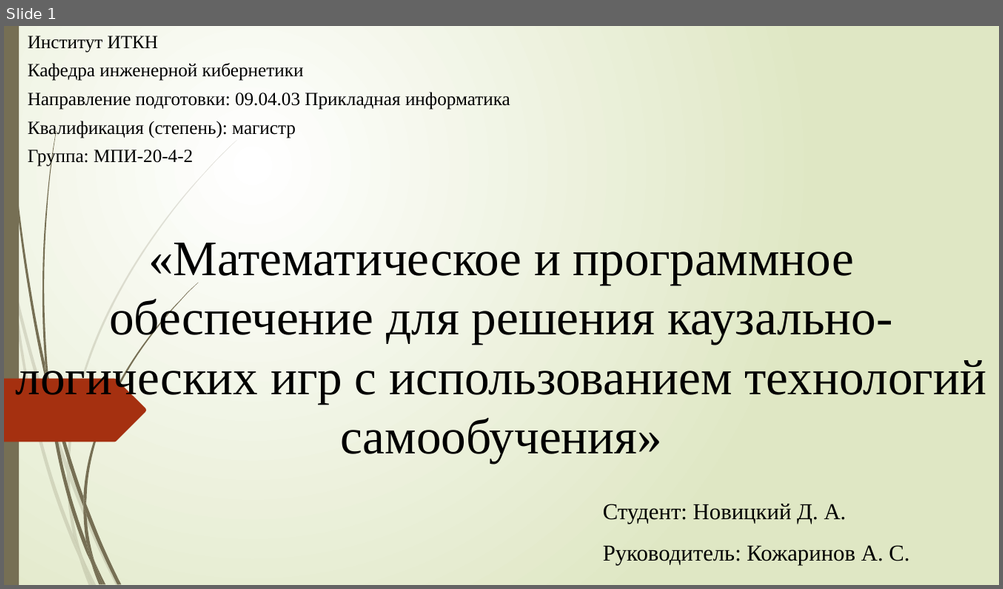
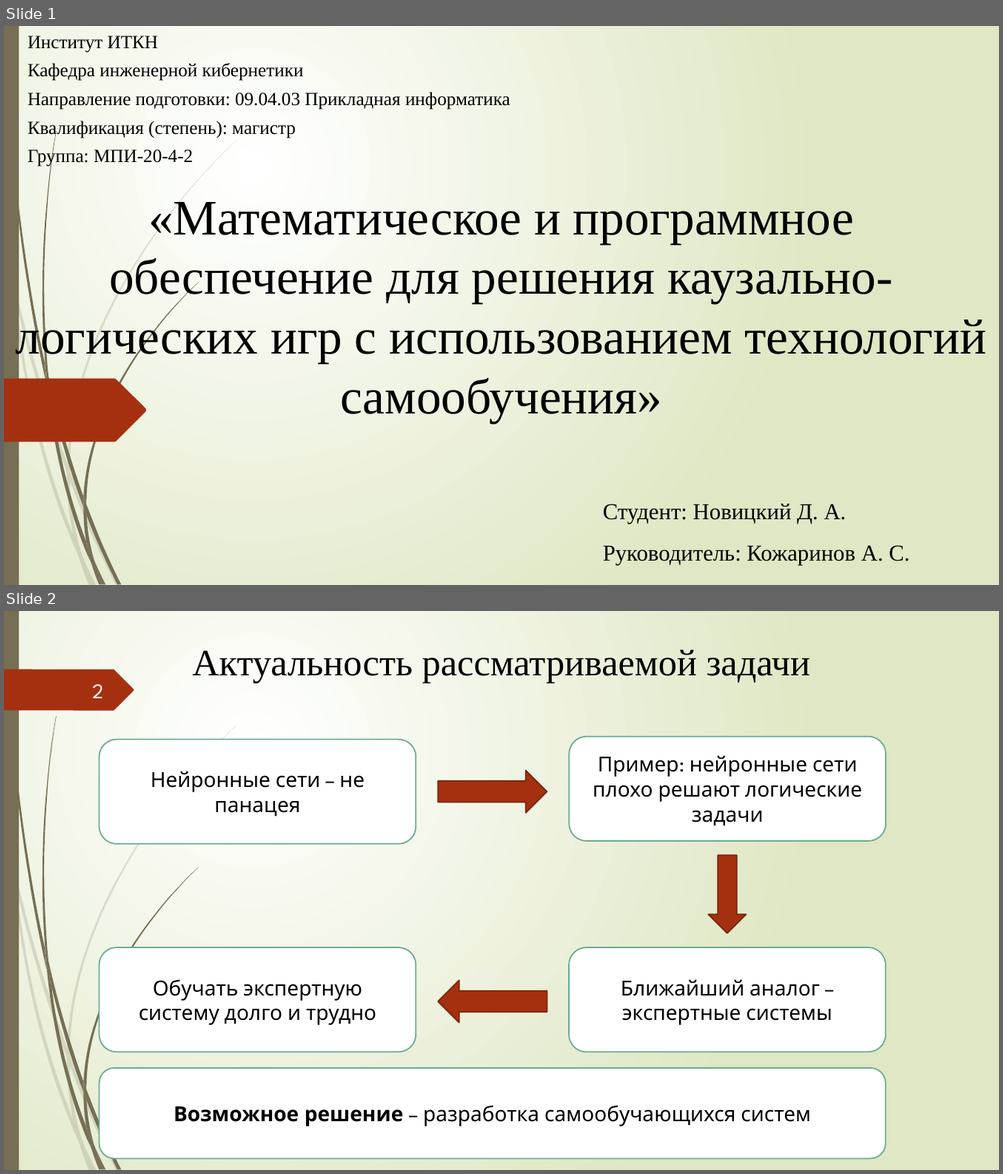
Before and after one commit to xex238/Diploma_2022, a slide deck: docs/Отчёты/ВКР/Новицкий_МПИ-20-4-2_ВКР_Презентация.pptx. Shown one above the other, each under a label of ours: slide 1 before the commit, slides 1 and 2 after it. The pictures are 1003x589 and 1003x1174 pixels, drawn with LibreOffice and Linux fonts; fonts in the diff are those of the drawing. Boxes give left, top, right and bottom in pixels: in the first picture for what was removed or moved away, otherwise in the second. Text is boxed around its words. In the diff, an @@ line names an element or a change of style, - is before the commit and + after.

```diff
--- a/docs/Отчёты/ВКР/Новицкий_МПИ-20-4-2_ВКР_Презентация.pptx
+++ b/docs/Отчёты/ВКР/Новицкий_МПИ-20-4-2_ВКР_Презентация.pptx
@@ slide 2 added at box(4, 611, 999, 1170), background gradient #FFFFFF to #DFE8C4; not listed: 23 template elements that a slide beside it also shows @@
@@ title added at box(192, 649, 810, 683), 36 pt, text #000000 @@
+Актуальность рассматриваемой задачи
@@ freeform shape added at box(4, 669, 134, 710), fill #A53010 @@
@@ page number added at box(92, 684, 103, 698), 20 pt, text #FEFFFF @@
+2
@@ rounded rectangle added at box(99, 739, 416, 844), fill #FFFFFF, outline #6AAC91 1.25 pt, 20 pt, text #000000 @@
+Нейронные сети – не панацея
@@ rounded rectangle added at box(569, 736, 885, 841), fill #FFFFFF, outline #6AAC91 1.25 pt, 20 pt, text #000000 @@
+Пример: нейронные сети плохо решают логические задачи
@@ right arrow added at box(438, 771, 547, 813), fill #A53010, outline #7A240C 1.25 pt @@
@@ down arrow added at box(708, 856, 746, 934), fill #A53010, outline #7A240C 1.25 pt @@
@@ rounded rectangle added at box(99, 948, 416, 1052), fill #FFFFFF, outline #6AAC91 1.25 pt, 20 pt, text #000000 @@
+Обучать экспертную систему долго и трудно
@@ rounded rectangle added at box(569, 948, 885, 1052), fill #FFFFFF, outline #6AAC91 1.25 pt, 20 pt, text #000000 @@
+Ближайший аналог – экспертные системы
@@ left arrow added at box(438, 980, 547, 1023), fill #A53010, outline #7A240C 1.25 pt @@
@@ rounded rectangle added at box(99, 1068, 886, 1159), fill #FFFFFF, outline #6AAC91 1.25 pt, 20 pt, text #000000 @@
+Возможное решение – разработка самообучающихся систем
@@ slide 1 changed as well @@
@@ text "«Математическое и программное обеспечение для ...": place and size @@
-text "«Математическое и программное обеспечение для ..." at box(16, 243, 986, 463)
+text "«Математическое и программное обеспечение для ..." at box(16, 202, 986, 423)
```
Also in this commit, not shown: 2 other slides added, 1 slide removed, 32 other files.
